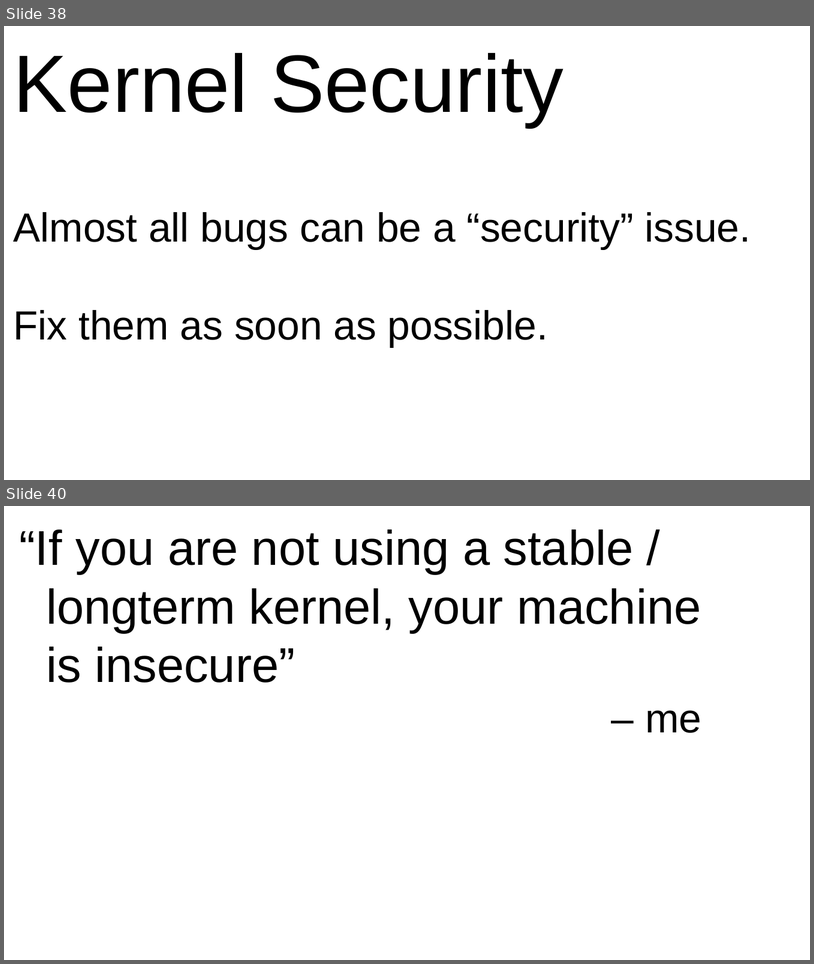
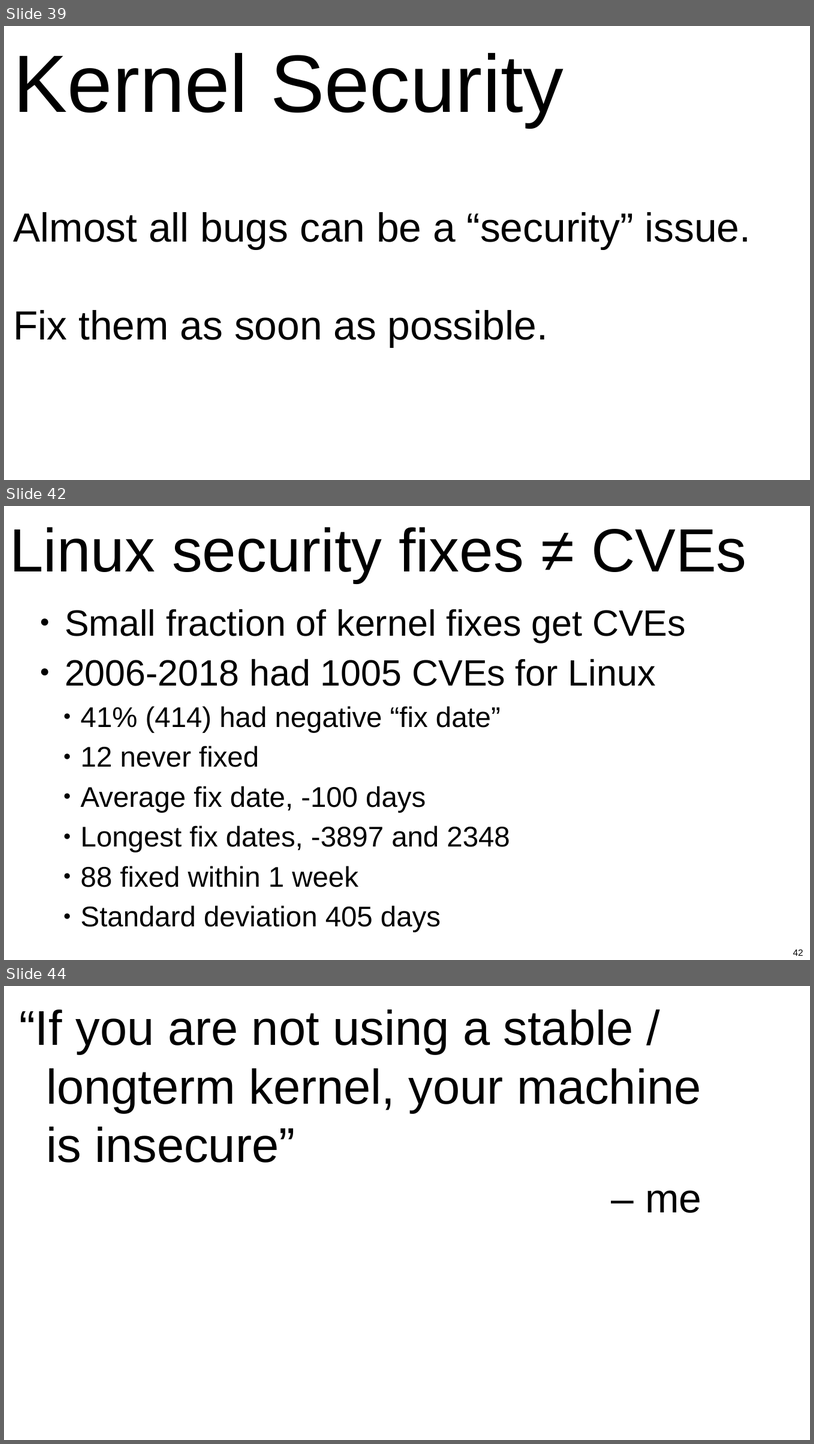
Before and after one commit to gregkh/kernel-development, a slide deck: kernel-development-wide.odp. Shown one above the other, each under a label of ours: slides 38 and 40 before the commit, slides 39, 42 and 44 after it; the slides between them are not shown. The pictures are 814x964 and 814x1444 pixels, drawn with LibreOffice and Linux fonts; fonts in the diff are those of the drawing. Boxes give left, top, right and bottom in pixels: in the first picture for what was removed or moved away, otherwise in the second. Text is boxed around its words. In the diff, an @@ line names an element or a change of style, - is before the commit and + after.

```diff
--- a/kernel-development-wide.odp
+++ b/kernel-development-wide.odp
@@ slide 42 added at [4,506,810,960], background #FFFFFF @@
@@ text added at [9,527,747,582], 60 pt, text #000000 @@
+Linux security fixes ≠ CVEs
@@ text added at [65,609,686,932], 28 pt, text #000000 @@
+● Small fraction of kernel fixes get CVEs
+● 2006-2018 had 1005 CVEs for Linux
+    ● 41% (414) had negative “fix date”
+    ● 12 never fixed
+    ● Average fix date, -100 days
+    ● Longest fix dates, -3897 and 2348
+    ● 88 fixed within 1 week
+    ● Standard deviation 405 days
@@ page number added at [794,949,804,955], 9 pt, text #000000 @@
+42
@@ what was slide 38 is now slide 39 @@
@@ what was slide 40 is now slide 44 @@
```
Also in this commit, not shown: 22 slides changed, 4 other slides added, 1 slide removed, 1 other file.
